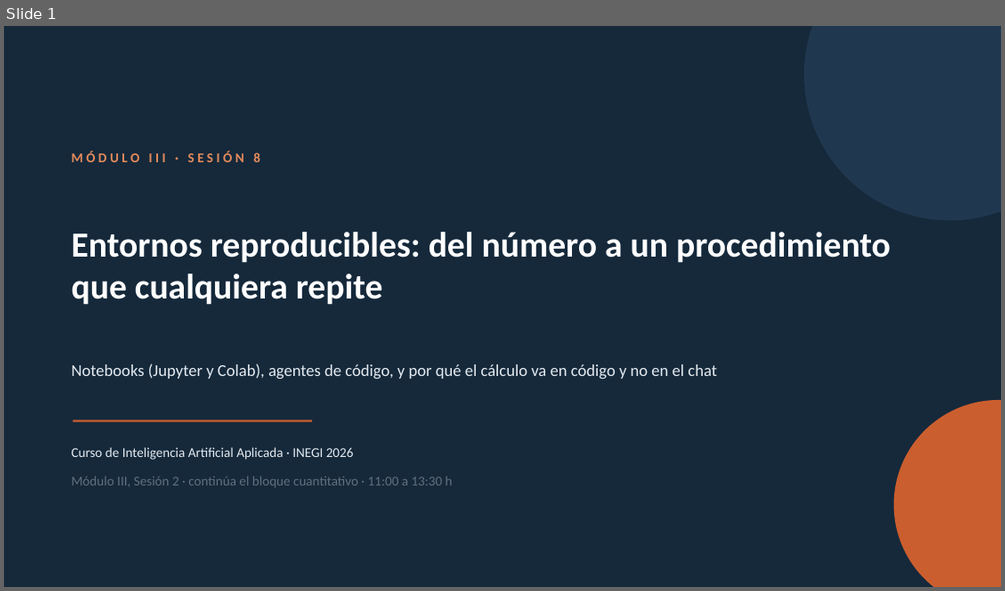
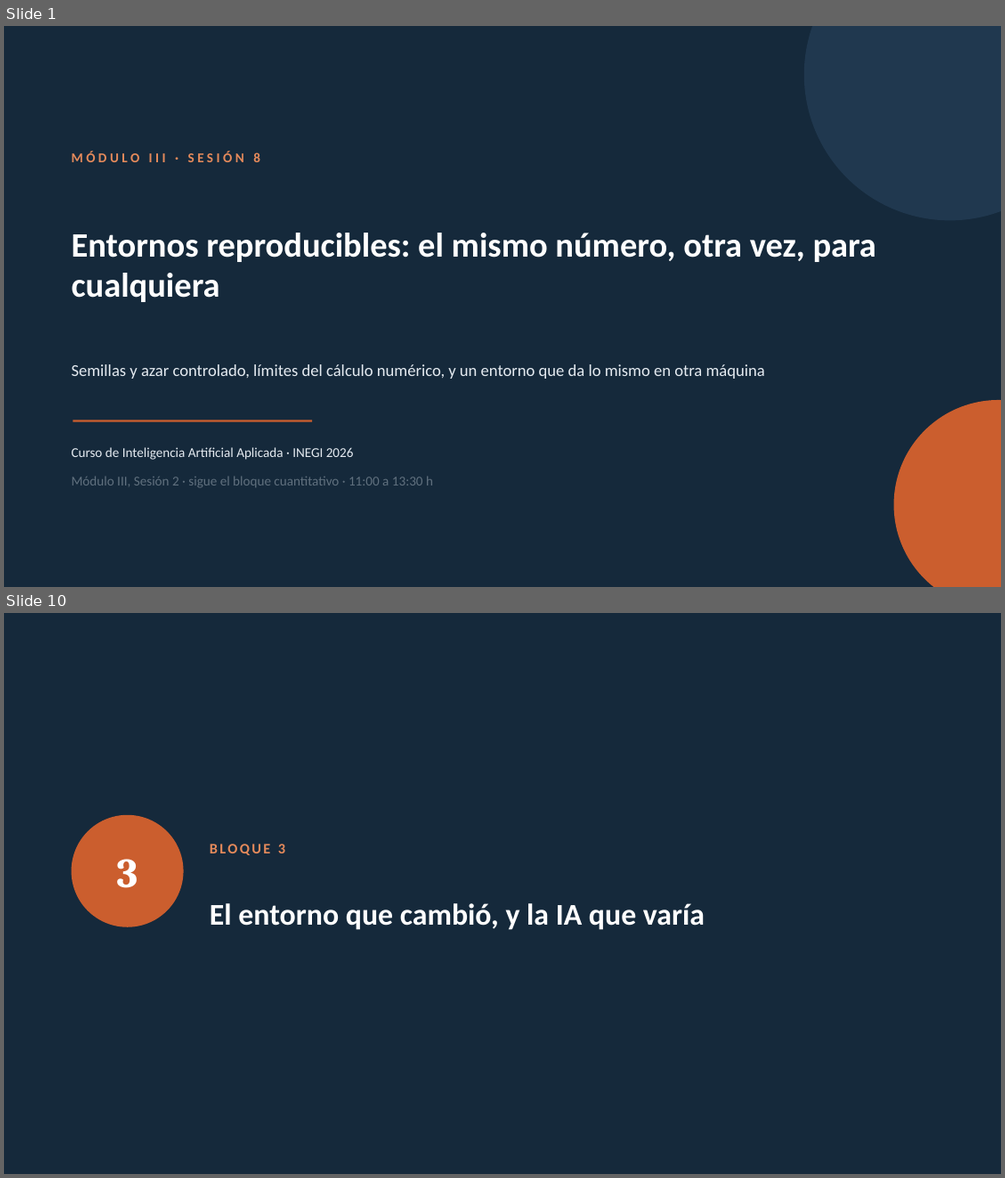
Before and after one commit to marvtrejo/curso-inegi-gen-ai, a slide deck: sesion-08/Sesion_08.pptx. Shown one above the other, each under a label of ours: slide 1 before the commit, slides 1 and 10 after it; the slides between them are not shown. The pictures are 1005x591 and 1005x1178 pixels, drawn with LibreOffice and Linux fonts; fonts in the diff are those of the drawing. Boxes give left, top, right and bottom in pixels: in the first picture for what was removed or moved away, otherwise in the second. Text is boxed around its words. In the diff, an @@ line names an element or a change of style, - is before the commit and + after.

```diff
--- a/sesion-08/Sesion_08.pptx
+++ b/sesion-08/Sesion_08.pptx
@@ slide 10 added at [4, 613, 1001, 1174], background #15293B @@
@@ ellipse added at [72, 815, 184, 927], fill #CB5E2E @@
@@ text added at [210, 844, 285, 855], 14 pt, text #E58A5B, bold @@
+BLOQUE 3
@@ text added at [117, 859, 138, 888], 40 pt, text #FFFFFF, bold @@
+3
@@ text added at [210, 903, 704, 930], 29 pt, text #FFFFFF, bold @@
+El entorno que cambió, y la IA que varía
@@ slide 1 changed as well @@
@@ text at [72, 232, 876, 302]: text changed; size 34 to 33 pt @@
-Entornos reproducibles: del número a un procedimiento que cualquiera repite
+Entornos reproducibles: el mismo número, otra vez, para cualquiera
@@ text at [72, 364, 765, 378]: text changed @@
-Notebooks (Jupyter y Colab), agentes de código, y por qué el cálculo va en código y no en el chat
+Semillas y azar controlado, límites del cálculo numérico, y un entorno que da lo mismo en otra máquina
@@ text at [72, 475, 433, 488]: text changed @@
-Módulo III, Sesión 2 · continúa el bloque cuantitativo · 11:00 a 13:30 h
+Módulo III, Sesión 2 · sigue el bloque cuantitativo · 11:00 a 13:30 h
```
Also in this commit, not shown: 5 other slides changed, 11 other slides added, 13 slides removed, 10 other files.
